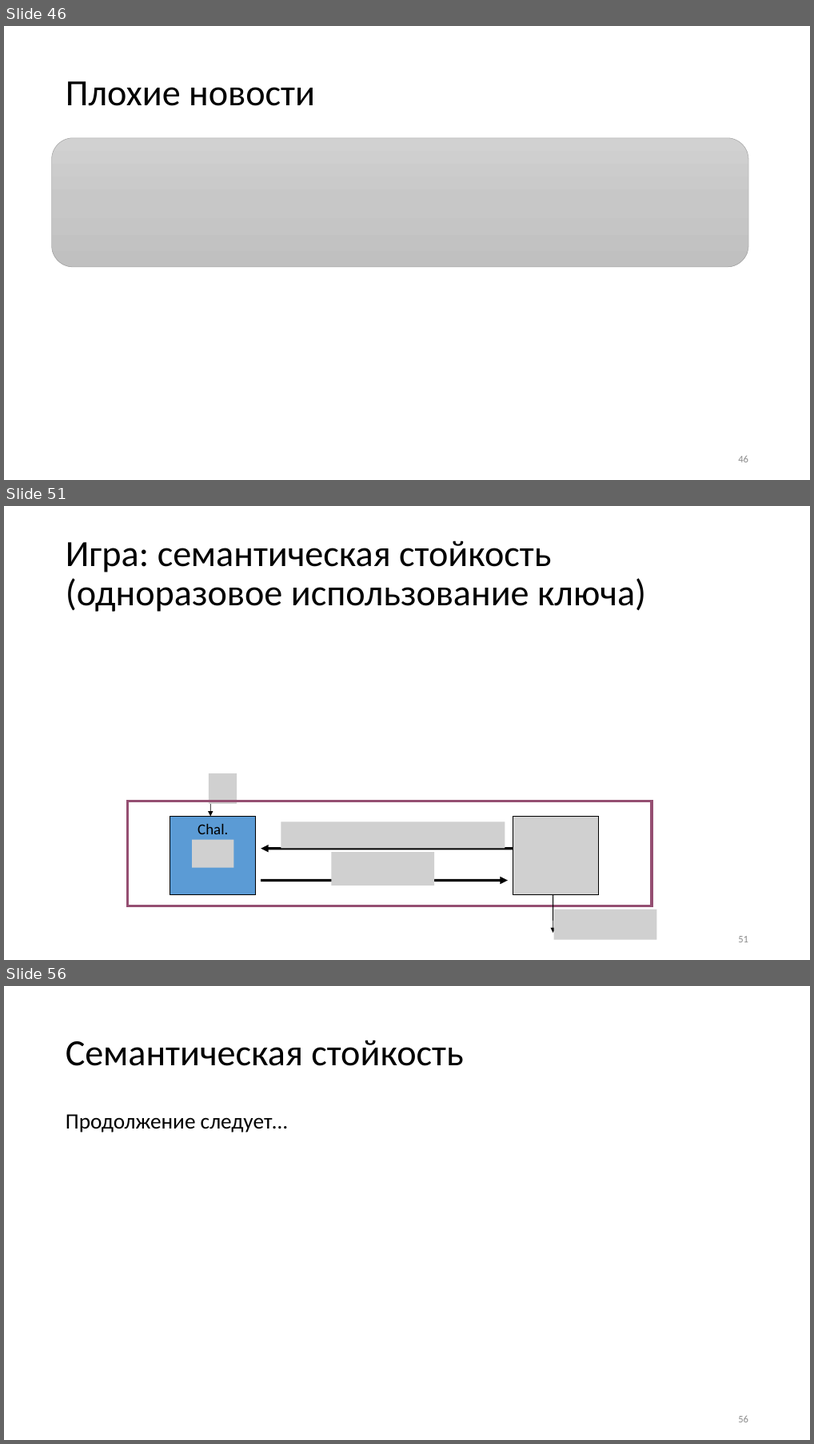
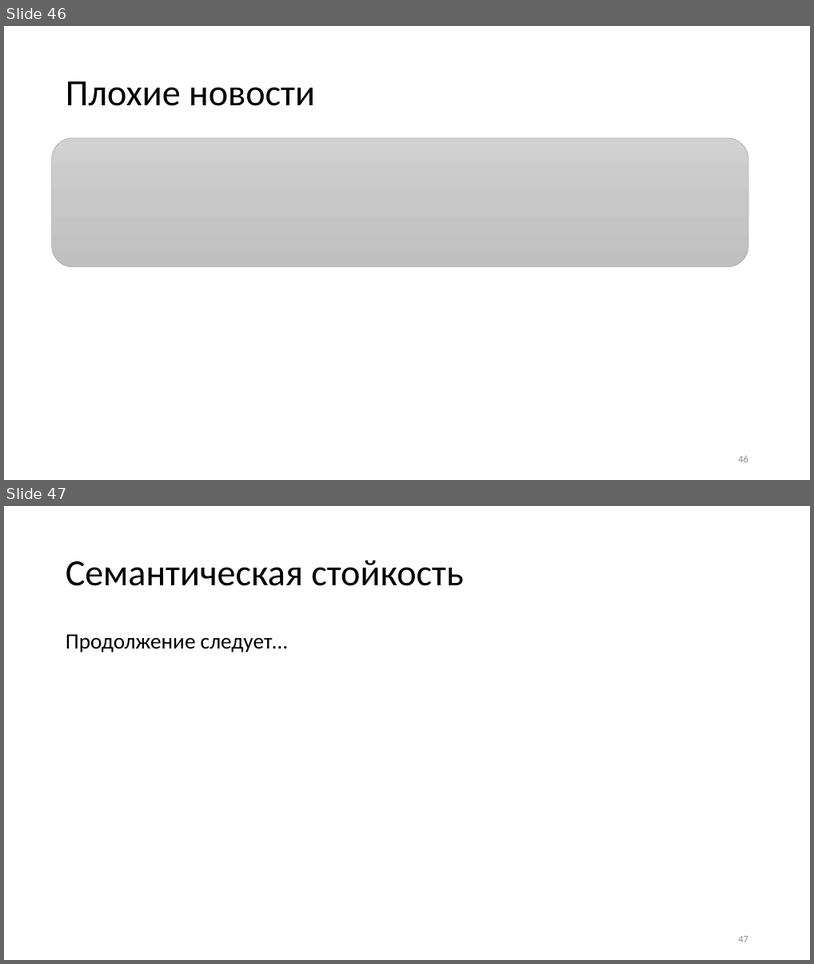
Before and after one commit to CryptoCourse/CryptoLectures, a slide deck: Lectures/Lecture1.pptx. Shown one above the other, each under a label of ours: slides 46, 51 and 56 before the commit, slides 46 and 47 after it; the slides between them are not shown. The pictures are 814x1444 and 814x964 pixels, drawn with LibreOffice and Linux fonts; fonts in the diff are those of the drawing; grey boxes stand for pictures. Boxes give left, top, right and bottom in pixels: in the first picture for what was removed or moved away, otherwise in the second. Text is boxed around its words. In the diff, an @@ line names an element or a change of style, - is before the commit and + after.

```diff
--- a/Lectures/Lecture1.pptx
+++ b/Lectures/Lecture1.pptx
@@ slide 51 removed at (x1=4, y1=506, x2=810, y2=960), background #FFFFFF @@
@@ title removed at (x1=66, y1=540, x2=646, y2=612) @@
-Игра: семантическая стойкость (одноразовое использование ключа)
@@ picture removed at (x1=209, y1=773, x2=237, y2=804) @@
@@ arrow removed from (211, 782) to (211, 816) @@
@@ rectangle removed at (x1=128, y1=800, x2=653, y2=906) @@
@@ rectangle removed at (x1=170, y1=816, x2=256, y2=894) @@
-Chal.
@@ picture removed at (x1=514, y1=816, x2=599, y2=894) @@
@@ picture removed at (x1=192, y1=840, x2=234, y2=867) @@
@@ picture removed at (x1=281, y1=822, x2=505, y2=848) @@
@@ arrow removed from (514, 848) to (261, 848) @@
@@ picture removed at (x1=332, y1=852, x2=434, y2=885) @@
@@ arrow removed from (261, 880) to (508, 880) @@
@@ arrow removed from (554, 894) to (554, 932) @@
@@ picture removed at (x1=554, y1=909, x2=658, y2=940) @@
@@ page number removed at (x1=738, y1=936, x2=749, y2=942) @@
-51
@@ what was slide 56 is now slide 47 @@
@@ page number at (x1=738, y1=936, x2=749, y2=942): text changed @@
-56
+47
```
Also in this commit, not shown: 8 other slides removed, 1 other file.
